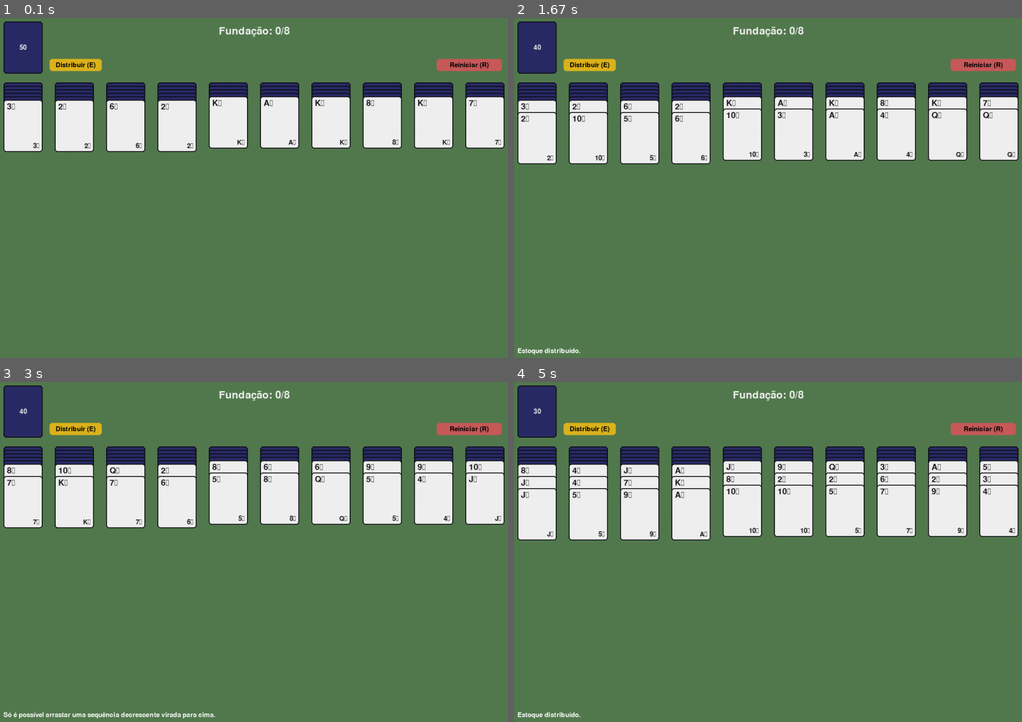
Above: before the commit, frames 1-4 (two rows, left to right).
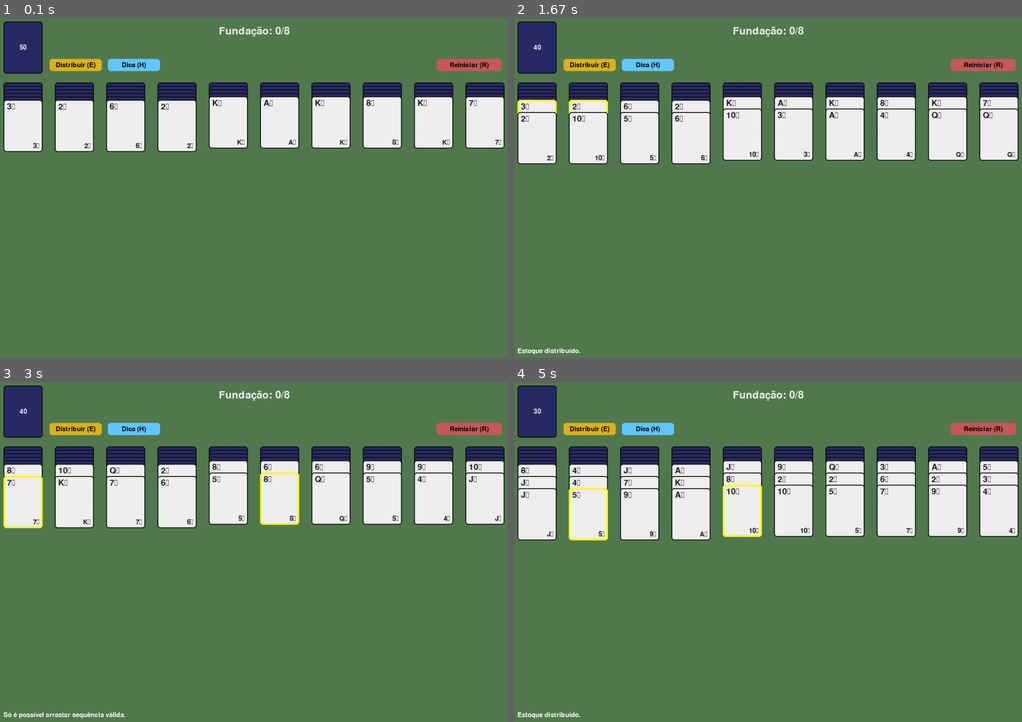
Above: after the commit, the same moments.

Repository: taliaBdev/spider-one-naipe
Game: pygame game, started from spider_pygame.py
The game is run twice, just before and just after one commit, with the same random seed, the same clock (stepped at 60 frames per second) and the same inputs.
Inputs (mouse positions are in pixels of both pictures, inside the frame that each line leads up to):
- Up to frame 1 (0.1 s): no input
- Up to frame 2 (1.67 s): click (646, 65) at 0.38 s, where only the run after the commit has a clickable "Dica (H)"; hold H 0.67-1.13 s; press the mouse at (752, 126) at 1.2 s; move the mouse to (859, 222) at 1.3 s; release the mouse at (966, 317) at 1.43 s; press the mouse at (590, 65) at 1.53 s; move the mouse to (656, 154) at 1.63 s
- Up to frame 3 (3 s): release the mouse at (203, 606) at 1.77 s; press the mouse at (467, 429) at 1.87 s; move the mouse to (360, 514) at 1.97 s; release the mouse at (248, 599) at 2.1 s; press the mouse at (76, 429) at 2.2 s; move the mouse to (238, 552) at 2.3 s; release the mouse at (396, 677) at 2.43 s; click (60, 467) at 2.55 s; press the mouse at (132, 429) at 2.87 s; move the mouse to (142, 504) at 2.97 s
- Up to frame 4 (5 s): release the mouse at (661, 579) at 3.1 s; press the mouse at (590, 429) at 3.2 s; move the mouse to (600, 490) at 3.3 s; release the mouse at (610, 555) at 3.43 s; hold H 3.5-3.97 s; press the mouse at (981, 429) at 4.03 s; move the mouse to (971, 511) at 4.13 s; release the mouse at (955, 592) at 4.27 s; press the mouse at (590, 429) at 4.37 s; move the mouse to (707, 487) at 4.47 s; release the mouse at (823, 545) at 4.6 s; press the mouse at (590, 429) at 4.7 s; move the mouse to (717, 528) at 4.8 s; release the mouse at (849, 626) at 4.93 s

The runs differ from the first frame. In frame 1, 0.4% of the frame differs, in the area x 21-32%, y 11-16%; in frame 2, 0.5%; in frame 3, 1.0%, in the area x 0-59%, y 11-99%; in frame 4, 0.8%.

Commit message:
implementação dos sistemas de dicas

Diff:
--- a/spider_pygame.py
+++ b/spider_pygame.py
@@ -9,6 +9,7 @@
     1: 'A', 2: '2', 3: '3', 4: '4', 5: '5', 6: '6', 7: '7',
     8: '8', 9: '9', 10: '10', 11: 'J', 12: 'Q', 13: 'K'
 }
+
 
 class Carta:
     def __init__(self, valor: int, naipe: str = NAIPE, virada_para_cima: bool = False):
@@ -43,7 +44,6 @@
         self.cartas = self.cartas[:-n]
         return ret
 
-    # Aqui o código tá verificando qual o índice da carta do topo a ser virada
     def _indice_inicio_bloco_visivel(self) -> int:
         if self.esta_vazia() or not self.topo().virada_para_cima:
             return len(self.cartas)
@@ -52,7 +52,6 @@
             i -= 1
         return i + 1
 
-    #vira o restante das cartas
     def bloco_visivel(self) -> List[Carta]:
         i = self._indice_inicio_bloco_visivel()
         return self.cartas[i:] if i < len(self.cartas) else []
@@ -104,7 +103,6 @@
 
 class Baralho:
     def __init__(self):
-        # 8 cópias de 1..13 = 104 cartas (Spider 1 naipe)
         self.cartas: List[Carta] = [Carta(v, NAIPE, False) for _ in range(8) for v in range(1, 14)]
         random.shuffle(self.cartas)
 
@@ -179,21 +177,42 @@
         return True
 
 
-# =========================
-#  Interface Pygame
-# =========================
-
-# Tamanho da janela e cartas
+# ===== FUNÇÃO DE DICA =====
+def encontrar_primeiro_movimento_valido(jogo: Jogo):
+    for i, origem in enumerate(jogo.tableau):
+        start = origem._indice_inicio_bloco_visivel()
+        visiveis = len(origem.cartas) - start
+        if visiveis <= 0:
+            continue
+
+        for qtd in range(1, visiveis + 1):
+            bloco = origem.cartas[-qtd:]
+            if not bloco or not all(c.virada_para_cima for c in bloco):
+                continue
+            if not origem._sequencia_decrescente_mesmo_naipe(bloco):
+                continue
+
+            for j, destino in enumerate(jogo.tableau):
+                if i == j:
+                    continue
+                if origem.pode_mover_bloco_para(qtd, destino):
+                    return i, qtd, j
+
+    return None
+
+
+# ============= PYGAME ==============
+
 LARGURA, ALTURA = 1200, 800
 MARGEM_X = 24
 TOPO_AREA_Y = 20
 CARTA_L, CARTA_A = 90, 120
-GAP_X = (LARGURA - 2*MARGEM_X - 10*CARTA_L) // 9  # espaço entre colunas
+
+GAP_X = (LARGURA - 2*MARGEM_X - 10*CARTA_L) // 9
 TOP_TABLEAU_Y = 160
 OVERLAP_FACEDOWN = 8
 OVERLAP_FACEUP = 28
 
-# Cores
 BG = (83, 122, 78)
 CARD_FRONT = (240, 240, 240)
 CARD_BACK = (41, 43, 102)
@@ -204,67 +223,96 @@
 DISABLED = (120, 120, 120)
 
 pygame.init()
+screen = pygame.display.set_mode((LARGURA, ALTURA))
 pygame.display.set_caption("Spider (1 Naipe)")
-screen = pygame.display.set_mode((LARGURA, ALTURA))
 clock = pygame.time.Clock()
+
 font_big = pygame.font.SysFont(None, 36)
 font_med = pygame.font.SysFont(None, 28)
 font_small = pygame.font.SysFont(None, 22)
 
-# Botões/áreas
+# Botões
 stock_rect = pygame.Rect(MARGEM_X, TOPO_AREA_Y, CARTA_L, CARTA_A)
 deal_btn = pygame.Rect(MARGEM_X + CARTA_L + 16, TOPO_AREA_Y + CARTA_A - 34, 120, 28)
+hint_btn = pygame.Rect(MARGEM_X + CARTA_L + 150, TOPO_AREA_Y + CARTA_A - 34, 120, 28)
 restart_btn = pygame.Rect(LARGURA - 180, TOPO_AREA_Y + CARTA_A - 34, 150, 28)
 
+
 def coluna_x(i: int) -> int:
-    return MARGEM_X + i*(CARTA_L + GAP_X)
+    return MARGEM_X + i * (CARTA_L + GAP_X)
+
 
 def pilha_rect(i: int) -> pygame.Rect:
     return pygame.Rect(coluna_x(i), TOP_TABLEAU_Y, CARTA_L, ALTURA - TOP_TABLEAU_Y - 20)
 
+
 def desenhar_carta(surf, x, y, carta: Carta, elev=False):
     r = pygame.Rect(x, y, CARTA_L, CARTA_A)
+
     if carta.virada_para_cima:
         pygame.draw.rect(surf, CARD_FRONT, r, border_radius=6)
         pygame.draw.rect(surf, CARD_EDGE, r, 2, border_radius=6)
+
         txt = font_med.render(str(carta), True, TXT)
-        surf.blit(txt, (x + 8, y + 6))
-        # valor no canto inferior direito
+        surf.blit(txt, (x+8, y+6))
+
         txt2 = font_small.render(str(carta), True, TXT)
-        surf.blit(txt2, (x + CARTA_L - txt2.get_width() - 8, y + CARTA_A - txt2.get_height() - 6))
+        surf.blit(txt2, (x + CARTA_L - txt2.get_width() - 8,
+                         y + CARTA_A - txt2.get_height() - 6))
+
     else:
         pygame.draw.rect(surf, CARD_BACK, r, border_radius=6)
         pygame.draw.rect(surf, CARD_EDGE, r, 2, border_radius=6)
         txt = font_small.render("Spider", True, TXT_INV)
-        surf.blit(txt, (x + (CARTA_L - txt.get_width())//2, y + (CARTA_A - txt.get_height())//2))
+        surf.blit(txt, (x + (CARTA_L - txt.get_width())//2,
+                         y + (CARTA_A - txt.get_height())//2))
+
     if elev:
-        # sombreado de destaque
-        pygame.draw.rect(surf, ACCENT, r, 2, border_radius=6)
+        pygame.draw.rect(surf, (255, 255, 0), r, 4, border_radius=6)
+
 
 def desenhar_ui_topo(jogo: Jogo):
-    # Estoque (apenas um slot com contagem)
-    pygame.draw.rect(screen, CARD_BACK if jogo.estoque.restante() > 0 else DISABLED, stock_rect, border_radius=6)
+    # Estoque
+    pygame.draw.rect(screen,
+                     CARD_BACK if jogo.estoque.restante() > 0 else DISABLED,
+                     stock_rect, border_radius=6)
     pygame.draw.rect(screen, CARD_EDGE, stock_rect, 2, border_radius=6)
-    cnt = font_small.render(str(jogo.estoque.restante()), True, TXT_INV if jogo.estoque.restante() > 0 else (80,80,80))
-    screen.blit(cnt, (stock_rect.centerx - cnt.get_width()//2, stock_rect.centery - cnt.get_height()//2))
-
-    # Botão "Estoque"
-    can_deal = jogo.estoque.restante() >= 10 and all(not p.esta_vazia() for p in jogo.tableau)
-    pygame.draw.rect(screen, (ACCENT if can_deal else DISABLED), deal_btn, border_radius=6)
-    label = font_small.render("Distribuir (E)", True, (0,0,0))
-    screen.blit(label, (deal_btn.centerx - label.get_width()//2, deal_btn.centery - label.get_height()//2))
-
-    # Fundação / Vitória
-    ftxt = font_big.render(f"Fundação: {len(jogo.fundacao)}/8", True, (240,240,240))
+
+    cnt = font_small.render(str(jogo.estoque.restante()),
+                            True,
+                            TXT_INV if jogo.estoque.restante() > 0 else (80, 80, 80))
+    screen.blit(cnt, (stock_rect.centerx - cnt.get_width()//2,
+                      stock_rect.centery - cnt.get_height()//2))
+
+    # Botão distribuir
+    can_deal = jogo.estoque.restante() >= 10 and all(not p.esta_vazia()
+                                                     for p in jogo.tableau)
+    pygame.draw.rect(screen,
+                     ACCENT if can_deal else DISABLED,
+                     deal_btn, border_radius=6)
+    label = font_small.render("Distribuir (E)", True, (0, 0, 0))
+    screen.blit(label, (deal_btn.centerx - label.get_width()//2,
+                        deal_btn.centery - label.get_height()//2))
+
+    # Botão de Dica
+    pygame.draw.rect(screen, (100, 200, 255), hint_btn, border_radius=6)
+    htxt = font_small.render("Dica (H)", True, (0,0,0))
+    screen.blit(htxt, (hint_btn.centerx - htxt.get_width()//2,
+                       hint_btn.centery - htxt.get_height()//2))
+
+    # Fundação
+    ftxt = font_big.render(
+        f"Fundação: {len(jogo.fundacao)}/8", True, (240, 240, 240))
     screen.blit(ftxt, (LARGURA//2 - ftxt.get_width()//2, TOPO_AREA_Y + 10))
 
-    # Botão Reiniciar
+    # Reiniciar
     pygame.draw.rect(screen, (200, 90, 90), restart_btn, border_radius=6)
     rtxt = font_small.render("Reiniciar (R)", True, (0,0,0))
-    screen.blit(rtxt, (restart_btn.centerx - rtxt.get_width()//2, restart_btn.centery - rtxt.get_height()//2))
-
-def desenhar_tableau(jogo: Jogo, drag_info):
-    # drag_info: (arrastando:bool, origem_idx:int, cartas:list[Carta], offset:(dx,dy), mouse_pos:(x,y))
+    screen.blit(rtxt, (restart_btn.centerx - rtxt.get_width()//2,
+                       restart_btn.centery - rtxt.get_height()//2))
+
+
+def desenhar_tableau(jogo: Jogo, drag_info, hint_cards):
     arrastando = drag_info["arrastando"]
     origem_idx = drag_info["origem"]
     drag_cards = drag_info["cartas"]
@@ -273,31 +321,32 @@
     for i, pilha in enumerate(jogo.tableau):
         x = coluna_x(i)
         y = TOP_TABLEAU_Y
-        # desenha todas as cartas da pilha; se for a origem e está arrastando, não desenhar as arrastadas
+
         topo_idx = len(pilha.cartas)
+
         for idx, carta in enumerate(pilha.cartas):
-            is_dragged_piece = arrastando and i == origem_idx and idx >= topo_idx - len(drag_cards)
-            if carta.virada_para_cima:
-                y_step = OVERLAP_FACEUP
-            else:
-                y_step = OVERLAP_FACEDOWN
-            if not is_dragged_piece:
-                desenhar_carta(screen, x, y, carta, elev=False)
+            is_dragged = arrastando and i == origem_idx and idx >= topo_idx - len(drag_cards)
+
+            y_step = OVERLAP_FACEUP if carta.virada_para_cima else OVERLAP_FACEDOWN
+
+            if not is_dragged:
+                is_hint = (i, idx) in hint_cards
+                desenhar_carta(screen, x, y, carta, elev=is_hint)
+
             y += y_step
 
-        # se pilha vazia, desenha slot
         if pilha.esta_vazia():
-            r = pygame.Rect(x, TOP_TABLEAU_Y, CARTA_L, CARTA_A)
-            pygame.draw.rect(screen, (0,0,0), r, 2, border_radius=6)
-
-    # desenhar bloco arrastado por cima de tudo
+            vazio = pygame.Rect(x, TOP_TABLEAU_Y, CARTA_L, CARTA_A)
+            pygame.draw.rect(screen, (0,0,0), vazio, 2, border_radius=6)
+
     if arrastando and drag_cards:
-        # alinhar topo do bloco ao mouse com um pequeno offset
         mx, my = mouse_pos
         x0 = mx - CARTA_L//2
         y0 = my - 20
+
         for k, carta in enumerate(drag_cards):
-            desenhar_carta(screen, x0, y0 + k*OVERLAP_FACEUP, carta, elev=True)
+            desenhar_carta(screen, x0, y0 + k * OVERLAP_FACEUP, carta, elev=True)
+
 
 def hit_test_pilha(jogo: Jogo, pos: Tuple[int,int]) -> Optional[int]:
     for i in range(10):
@@ -305,16 +354,8 @@
             return i
     return None
 
-def ponto_sobre_topo_coluna(i: int, pos: Tuple[int,int]) -> bool:
-    # ajuda a decidir o alvo do drop: simplesmente se está dentro da coluna i
-    return pilha_rect(i).collidepoint(pos)
 
 def montar_bloco_arrastavel(pilha: Pilha, click_index_from_top: int) -> List[Carta]:
-    """
-    click_index_from_top: 0 é topo, 1 é a carta logo abaixo do topo, etc.
-    Retorna o bloco a partir da carta clicada até o topo, se for uma sequência decrescente e virada.
-    Caso contrário, retorna lista vazia.
-    """
     n = len(pilha.cartas)
     if click_index_from_top < 0 or click_index_from_top >= n:
         return []
@@ -322,49 +363,39 @@
     bloco = pilha.cartas[start_idx:]
     if not bloco or not all(c.virada_para_cima for c in bloco):
         return []
-    # o bloco inteiro precisa ser uma sequência válida (mesmo naipe e decrescente)
-    ok = pilha._sequencia_decrescente_mesmo_naipe(bloco)
-    return bloco if ok else []
+    return bloco if pilha._sequencia_decrescente_mesmo_naipe(bloco) else []
+
 
 def coordenada_para_indice_carta(pilha: Pilha, x: int, y: int, col_x: int) -> Optional[int]:
-    """
-    Retorna o índice a partir do topo (0=topo), considerando overlaps.
-    Se clicou acima da primeira carta, None.
-    """
     if len(pilha.cartas) == 0:
         return None
+
     y_cursor = TOP_TABLEAU_Y
     offsets = []
+
     for c in pilha.cartas:
         offsets.append(y_cursor)
         y_cursor += OVERLAP_FACEUP if c.virada_para_cima else OVERLAP_FACEDOWN
-    # região ocupada pela carta do topo (corpo inteiro)
-    full_heights = [min(CARTA_A, ALTURA - off) for off in offsets]
-    # detectar de baixo pra cima pra favorecer pegar o topo quando há sobreposição
+
     for idx in reversed(range(len(pilha.cartas))):
-        rx = col_x
-        ry = offsets[idx]
-        r = pygame.Rect(rx, ry, CARTA_L, CARTA_A)
-        if r.collidepoint(x, y):
-            # converter para "índice a partir do topo"
-            from_top = len(pilha.cartas) - 1 - idx
-            return from_top
-    # clique fora das cartas da pilha
+        r = pygame.Rect(col_x, offsets[idx], CARTA_L, CARTA_A)
+        if r.collidepoint(x,y):
+            return len(pilha.cartas) - 1 - idx
+
     return None
+
 
 def main():
     jogo = Jogo()
     jogo.iniciar_jogo()
 
-    drag_info = {
-        "arrastando": False,
-        "origem": None,
-        "cartas": [],
-        "mouse": (0, 0)
-    }
-
-    msg = ""  # barra de mensagens
+    drag_info = {"arrastando": False, "origem": None, "cartas": [], "mouse": (0,0)}
+
+    msg = ""
     msg_timer = 0
+
+    hint_cards = set()
+    hint_timer = 0  # dica expira sozinha
 
     def set_msg(texto: str, tempo_ms: int = 1800):
         nonlocal msg, msg_timer
@@ -374,15 +405,18 @@
     running = True
     while running:
         for event in pygame.event.get():
+
             if event.type == pygame.QUIT:
                 running = False
 
+            # Teclas
             elif event.type == pygame.KEYDOWN:
                 if event.key == pygame.K_r:
                     jogo = Jogo()
                     jogo.iniciar_jogo()
                     drag_info = {"arrastando": False, "origem": None, "cartas": [], "mouse": (0,0)}
                     set_msg("Novo jogo iniciado.")
+
                 elif event.key == pygame.K_e:
                     if jogo.distribuir_estoque():
                         set_msg("Estoque distribuído.")
@@ -394,11 +428,39 @@
                         else:
                             set_msg("Distribuição não permitida agora.")
 
+                elif event.key == pygame.K_h:
+                    mov = encontrar_primeiro_movimento_valido(jogo)
+                    hint_cards.clear()
+
+                    if mov:
+                        origem_idx, qtd, destino_idx = mov
+                        pilha = jogo.tableau[origem_idx]
+
+                        # --- DESTACAR BLOCO DE ORIGEM ---
+                        start = len(pilha.cartas) - qtd
+                        for i in range(start, len(pilha.cartas)):
+                            hint_cards.add((origem_idx, i))
+
+                        # --- DESTACAR DESTINO ---
+                        destino = jogo.tableau[destino_idx]
+
+                        if destino.esta_vazia():
+                            # marcar destino vazio usando índice especial (-1)
+                            hint_cards.add((destino_idx, -1))
+                        else:
+                            # marcar carta do topo
+                            topo_idx = len(destino.cartas) - 1
+                            hint_cards.add((destino_idx, topo_idx))
+
+                        hint_timer = pygame.time.get_ticks() + 1500
+
+
+            # Clique mouse
             elif event.type == pygame.MOUSEBUTTONDOWN and event.button == 1:
                 mx, my = event.pos
 
-                # clique no botão de distribuir
-                if deal_btn.collidepoint((mx, my)):
+                # Botão distribuir
+                if deal_btn.collidepoint((mx,my)):
                     if jogo.distribuir_estoque():
                         set_msg("Estoque distribuído.")
                     else:
@@ -410,32 +472,60 @@
                             set_msg("Distribuição não permitida.")
                     continue
 
-                # reiniciar
-                if restart_btn.collidepoint((mx, my)):
+                # Botão reiniciar
+                if restart_btn.collidepoint((mx,my)):
                     jogo = Jogo()
                     jogo.iniciar_jogo()
                     drag_info = {"arrastando": False, "origem": None, "cartas": [], "mouse": (0,0)}
                     set_msg("Novo jogo iniciado.")
                     continue
 
-                # começar drag numa coluna
-                col = hit_test_pilha(jogo, (mx, my))
+                # Botão Dica
+                if hint_btn.collidepoint((mx,my)):
+                    mov = encontrar_primeiro_movimento_valido(jogo)
+                    hint_cards.clear()
+
+                    if mov:
+                        origem_idx, qtd, destino_idx = mov
+
+                        # --- DESTACAR ORIGEM ---
+                        pilha_origem = jogo.tableau[origem_idx]
+                        start = len(pilha_origem.cartas) - qtd
+
+                        for i in range(start, len(pilha_origem.cartas)):
+                            hint_cards.add((origem_idx, i))
+
+                        # --- DESTACAR DESTINO ---
+                        pilha_dest = jogo.tableau[destino_idx]
+
+                        if pilha_dest.esta_vazia():
+                            # marca slot vazio usando índice especial -1
+                            hint_cards.add((destino_idx, -1))
+                        else:
+                            topo_idx = len(pilha_dest.cartas) - 1
+                            hint_cards.add((destino_idx, topo_idx))
+
+                        hint_timer = pygame.time.get_ticks() + 9000
+
+                    continue
+
+
+                # Começar arrasto
+                col = hit_test_pilha(jogo, (mx,my))
                 if col is not None:
                     pilha = jogo.tableau[col]
-                    idx_from_top = coordenada_para_indice_carta(pilha, mx, my, coluna_x(col))
-                    if idx_from_top is not None:
-                        bloco = montar_bloco_arrastavel(pilha, idx_from_top)
+                    idx = coordenada_para_indice_carta(pilha, mx, my, coluna_x(col))
+                    if idx is not None:
+                        bloco = montar_bloco_arrastavel(pilha, idx)
                         if bloco:
-                            # marcar arrasto (não removemos ainda; desenhamos por cima e aplicamos no mouseup)
-                            drag_info["arrastando"] = True
-                            drag_info["origem"] = col
-                            drag_info["cartas"] = bloco.copy()
-                            drag_info["mouse"] = (mx, my)
+                            drag_info = {
+                                "arrastando": True,
+                                "origem": col,
+                                "cartas": bloco.copy(),
+                                "mouse": (mx,my)
+                            }
                         else:
-                            set_msg("Só é possível arrastar uma sequência decrescente virada para cima.")
-                    else:
-                        # clicar numa pilha vazia não faz nada
-                        pass
+                            set_msg("Só é possível arrastar sequência válida.")
 
             elif event.type == pygame.MOUSEMOTION:
                 if drag_info["arrastando"]:
@@ -446,41 +536,42 @@
                     mx, my = event.pos
                     origem = drag_info["origem"]
                     bloco = drag_info["cartas"]
-                    alvo = hit_test_pilha(jogo, (mx, my))
+                    qtd = len(bloco)
+
+                    alvo = hit_test_pilha(jogo, (mx,my))
                     if alvo is not None:
-                        qtd = len(bloco)
-                        # validar contra o estado atual da origem (pode ter mudado), usando o motor
                         if jogo.mover(origem, qtd, alvo):
-                            set_msg(f"Movidas {qtd} carta(s): {origem} → {alvo}.")
+                            set_msg(f"Movidas {qtd} carta(s).")
                         else:
                             set_msg("Movimento inválido.")
-                    else:
-                        # soltar fora não move
-                        pass
+
                     drag_info = {"arrastando": False, "origem": None, "cartas": [], "mouse": (0,0)}
 
-        # estado final?
+        # Vitória / travado
         if jogo.verificar_vitoria():
-            end_text = "🎉 Vitória! 8 sequências completas."
+            end_text = "🎉 Vitória!"
         elif jogo.sem_movimentos_validos() and jogo.estoque.restante() == 0:
-            end_text = "🚫 Travado: sem movimentos e estoque vazio."
+            end_text = "🚫 Travado!"
         else:
             end_text = ""
 
-        # DRAW
+        # Expirar dica
+        if hint_timer and pygame.time.get_ticks() > hint_timer:
+            hint_cards.clear()
+            hint_timer = 0
+
+        # Desenhar
         screen.fill(BG)
         desenhar_ui_topo(jogo)
-        desenhar_tableau(jogo, drag_info)
-
-        # mensagem flutuante
+        desenhar_tableau(jogo, drag_info, hint_cards)
+
         if msg and pygame.time.get_ticks() < msg_timer:
             mtxt = font_small.render(msg, True, (255,255,255))
             screen.blit(mtxt, (MARGEM_X, ALTURA - 30))
 
-        # status final
         if end_text:
             e = font_big.render(end_text, True, (255,255,255))
-            pygame.draw.rect(screen, (0, 0, 0), (0, ALTURA - 70, LARGURA, 70))
+            pygame.draw.rect(screen, (0,0,0), (0, ALTURA-70, LARGURA, 70))
             screen.blit(e, (MARGEM_X, ALTURA - 56))
 
         pygame.display.flip()
